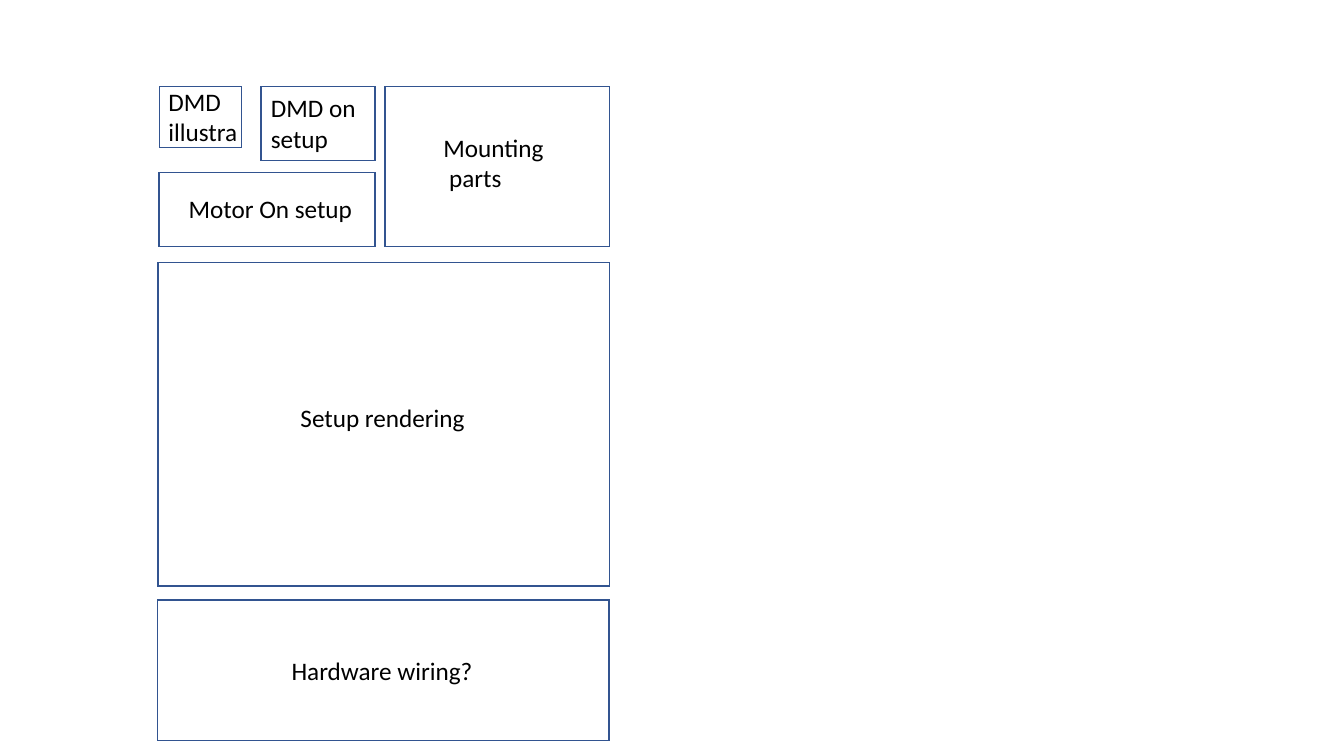
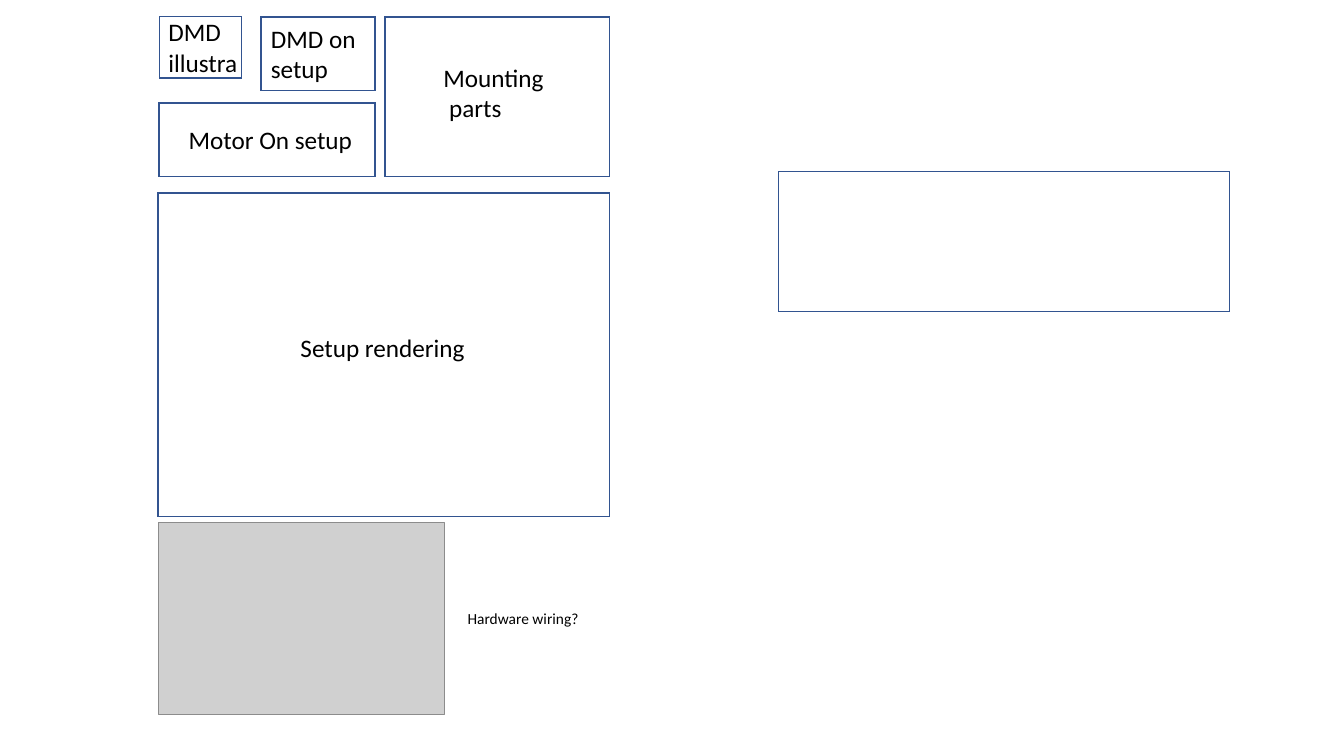
Before and after one commit to openSIMMO/openSIMMO, a slide deck: slide 1 of Manuscript/Figures.pptx. Drawn at 1344x756 pixels with LibreOffice and Linux fonts; fonts in the diff are those of the drawing; grey boxes stand for pictures. Boxes give left, top, right and bottom in pixels: in the first picture for what was removed or moved away, otherwise in the second. Text is boxed around its words. In the diff, an @@ line names an element or a change of style, - is before the commit and + after.

```diff
--- a/Manuscript/Figures.pptx
+++ b/Manuscript/Figures.pptx
@@ 5 texts, 5 rectangles: place and size @@
-5 texts, 5 rectangles at [158, 87, 610, 587]
+5 texts, 5 rectangles at [158, 16, 610, 516]
@@ rectangle: place and size @@
-rectangle at [157, 600, 609, 740]
+rectangle at [778, 171, 1230, 312]
@@ picture added at [158, 523, 445, 715] @@
@@ text "Hardware wiring?": place and size @@
-text "Hardware wiring?" at [292, 662, 472, 685]
+text "Hardware wiring?" at [468, 613, 578, 627]
@@ text "Hardware wiring?" at [468, 613, 578, 627]: size 18 to 11 pt @@
```
Also in this commit, not shown: 1 slide added, 1 other file.
